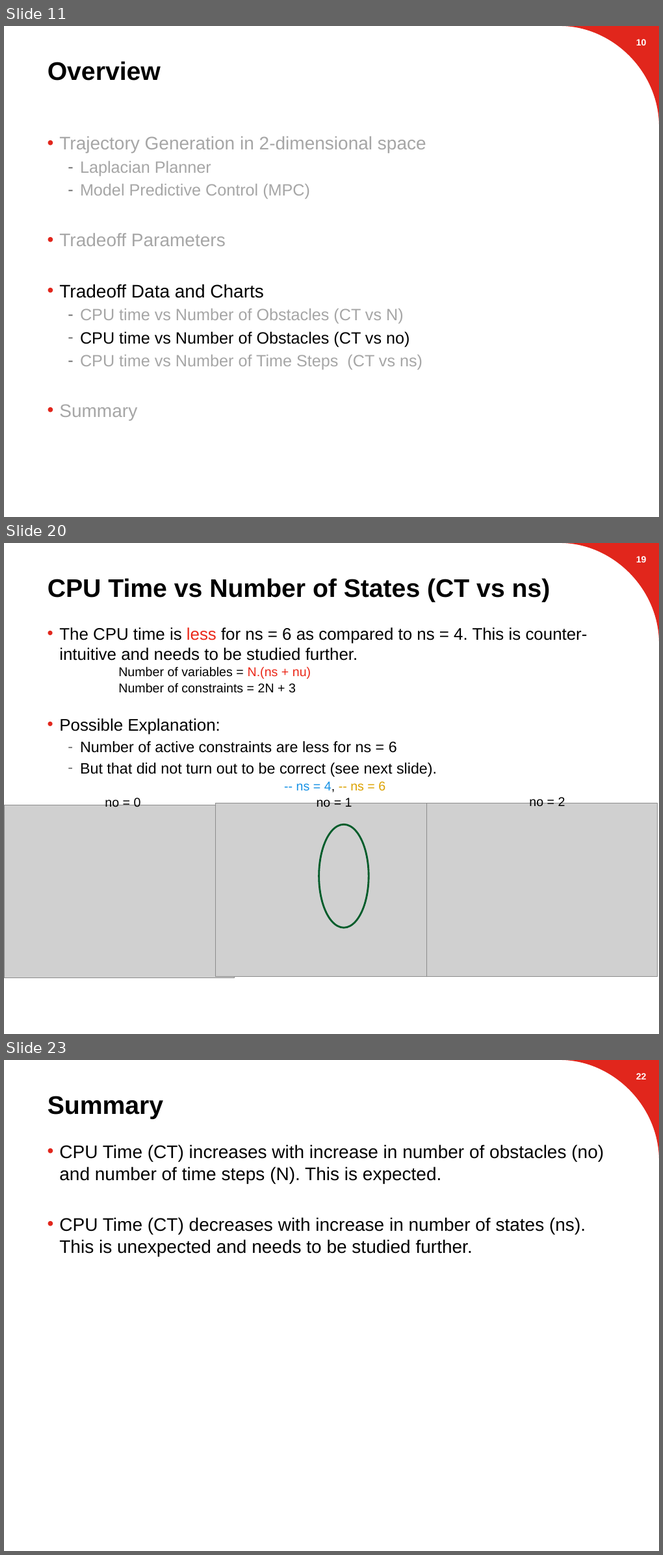
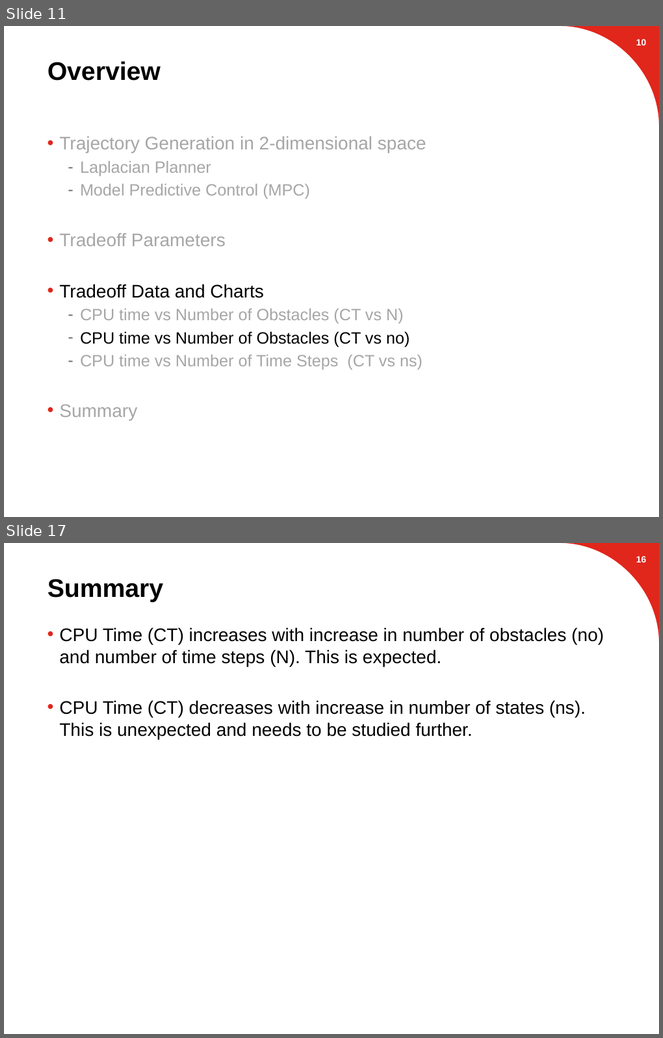
Before and after one commit to suvoganguli/GIG-MPC-Laplacian, a slide deck: 2D Results (03-19-2018).pptx. Shown one above the other, each under a label of ours: slides 11, 20 and 23 before the commit, slides 11 and 17 after it; the slides between them are not shown. The pictures are 663x1555 and 663x1038 pixels, drawn with LibreOffice and Linux fonts; fonts in the diff are those of the drawing; grey boxes stand for pictures; background and template pictures are left out. Boxes give left, top, right and bottom in pixels: in the first picture for what was removed or moved away, otherwise in the second. Text is boxed around its words. In the diff, an @@ line names an element or a change of style, - is before the commit and + after.

```diff
--- a/2D Results (03-19-2018).pptx
+++ b/2D Results (03-19-2018).pptx
@@ slide 20 removed at [4, 543, 659, 1034], background #FFFFFF; not listed: 1 template element that a slide beside it also shows @@
@@ page number removed at [636, 556, 647, 563] @@
-19
@@ title removed at [48, 578, 551, 602] @@
-CPU Time vs Number of States (CT vs ns)
@@ text removed at [59, 627, 588, 777] @@
-• The CPU time is less for ns = 6 as compared to ns = 4. This is counter-intuitive and needs to be studied further.
-• Possible Explanation:
-  – Number of active constraints are less for ns = 6
-  – But that did not turn out to be correct (see next slide).
@@ text removed at [118, 667, 311, 679] @@
-Number of variables = N.(ns + nu)
@@ text removed at [118, 683, 296, 693] @@
-Number of constraints = 2N + 3
@@ text removed at [296, 782, 386, 793] @@
--- ns = 4, -- ns = 6
@@ picture removed at [4, 805, 235, 978] @@
@@ text removed at [105, 797, 141, 807] @@
-no = 0
@@ picture removed at [216, 804, 446, 977] @@
@@ text removed at [317, 797, 352, 807] @@
-no = 1
@@ picture removed at [426, 804, 657, 977] @@
@@ text removed at [529, 797, 566, 806] @@
-no = 2
@@ ellipse removed at [319, 824, 369, 928] @@
@@ what was slide 23 is now slide 17 @@
@@ page number at [636, 556, 647, 563]: text changed @@
-22
+16
```
Also in this commit, not shown: 7 slides changed, 5 other slides removed, 1 other file.
